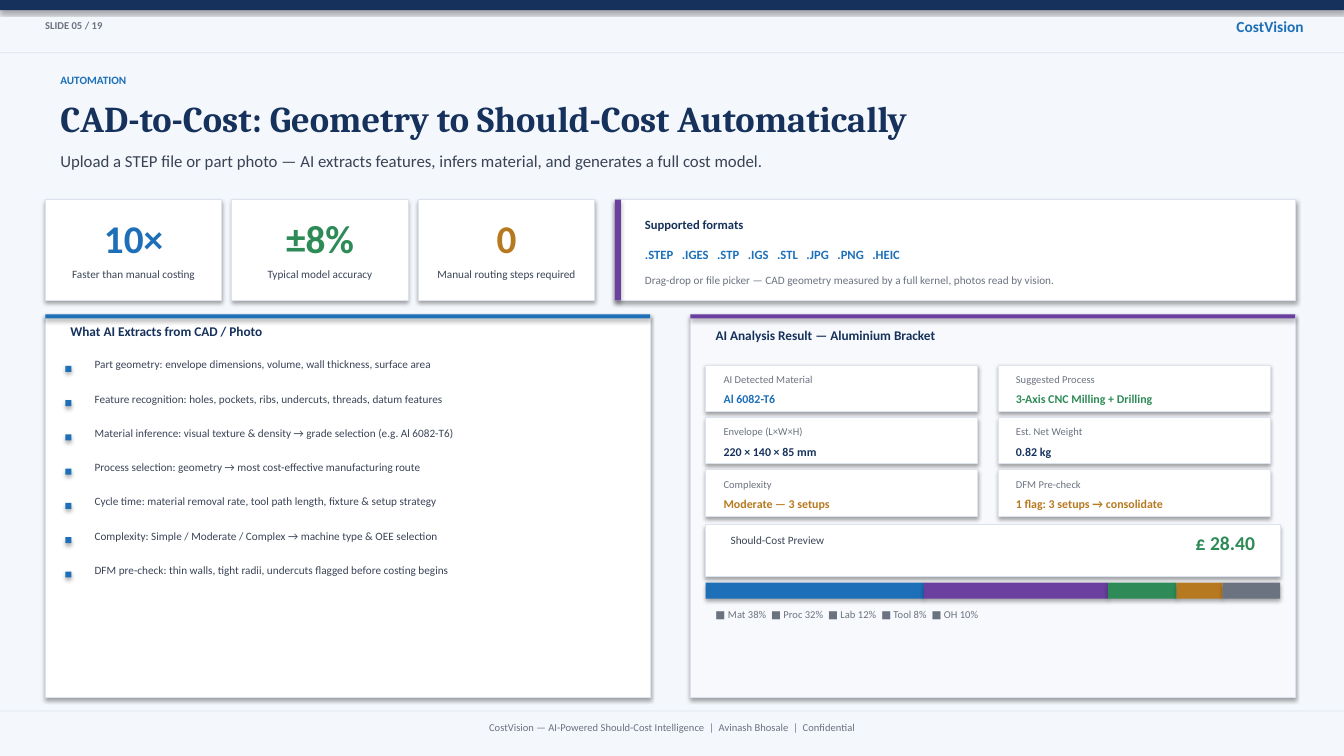
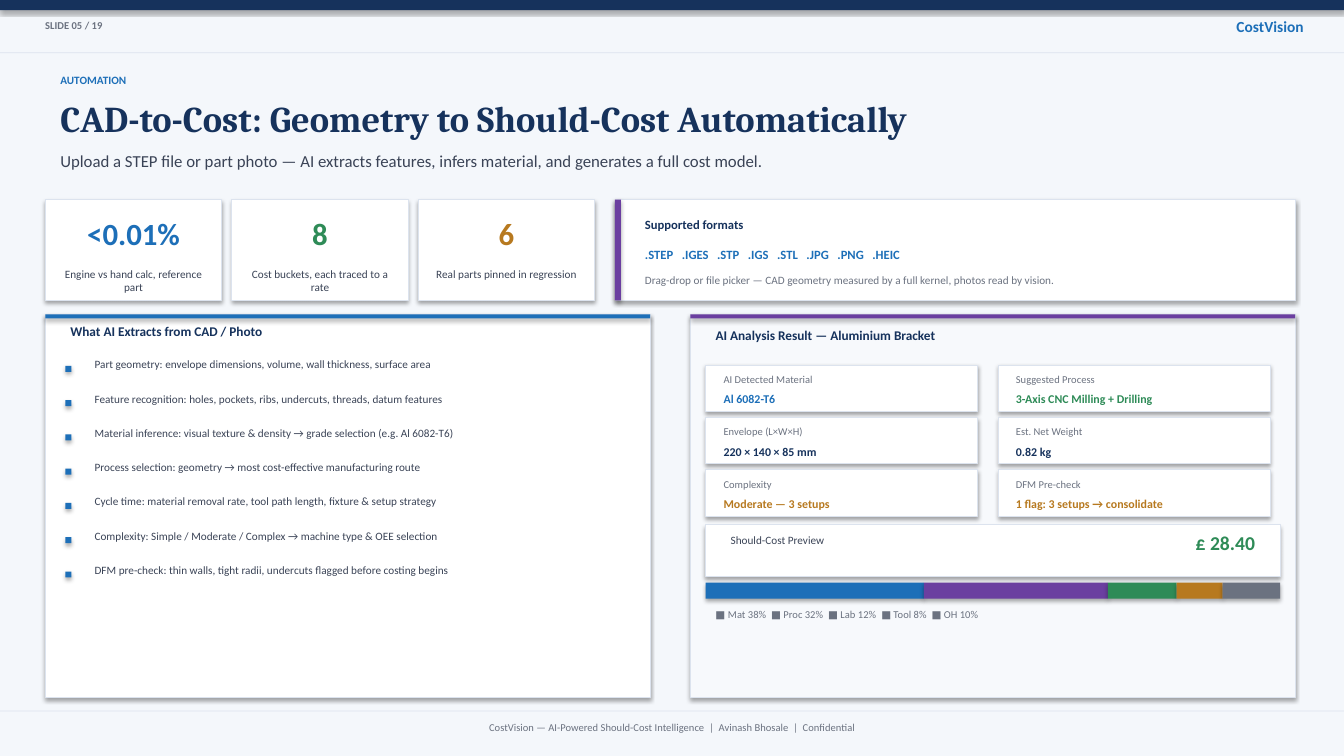
Before and after one commit to bhosaleavinash546/leamington-marathi, a slide deck: slide 5 of CostVision-Executive-Presentation.pptx. Drawn at 1344x756 pixels with LibreOffice and Linux fonts; fonts in the diff are those of the drawing. Boxes give left, top, right and bottom in pixels: in the first picture for what was removed or moved away, otherwise in the second. Text is boxed around its words. In the diff, an @@ line names an element or a change of style, - is before the commit and + after.

```diff
--- a/CostVision-Executive-Presentation.pptx
+++ b/CostVision-Executive-Presentation.pptx
@@ text at [87, 223, 180, 246]: text changed; size 28 to 22 pt @@
-10×
+<0.01%
@@ text at [312, 223, 328, 246]: text changed; size 28 to 22 pt @@
-±8%
+8
@@ text at [499, 224, 515, 246]: text changed; size 28 to 22 pt @@
-0
+6
@@ text at [65, 270, 202, 293]: text changed @@
-Faster than manual costing
+Engine vs hand calc, reference part
@@ text at [252, 270, 388, 291]: text changed @@
-Typical model accuracy
+Cost buckets, each traced to a rate
@@ text at [436, 270, 576, 280]: text changed @@
-Manual routing steps required
+Real parts pinned in regression
```
Also in this commit, not shown: 1 other slide changed, 6 other files.
